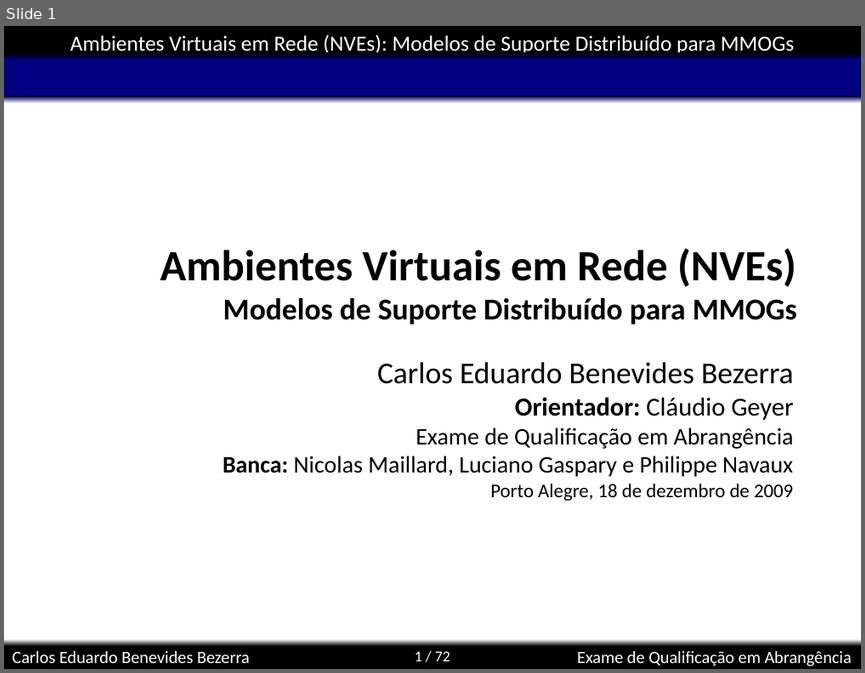
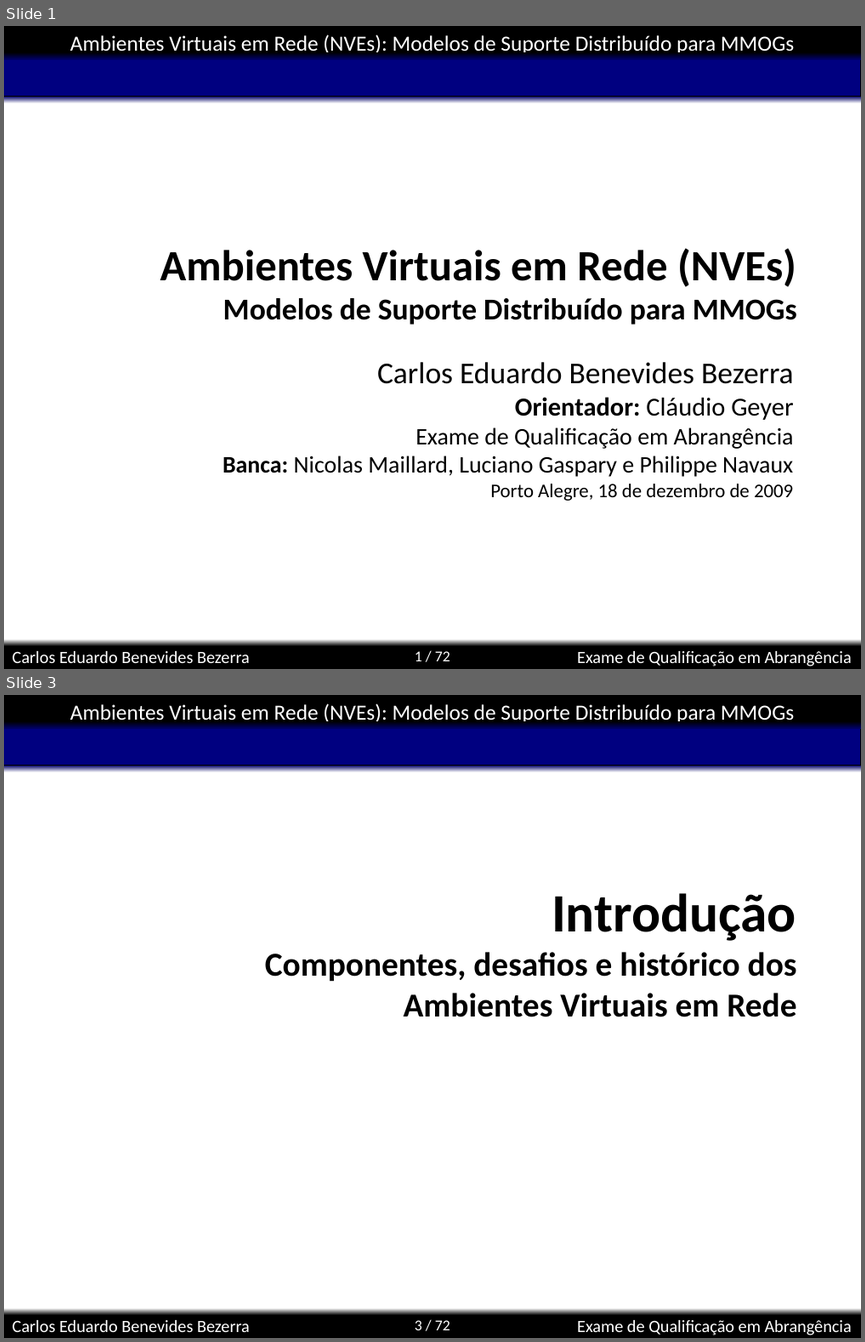
Before and after one commit to kdubezerra/kdubezerra, a slide deck: disciplinas/cmp600/app.ppt. Shown one above the other, each under a label of ours: slide 1 before the commit, slides 1 and 3 after it; the slides between them are not shown. The pictures are 865x673 and 865x1342 pixels, drawn with LibreOffice and Linux fonts; fonts in the diff are those of the drawing; background and template pictures are left out. Boxes give left, top, right and bottom in pixels: in the first picture for what was removed or moved away, otherwise in the second. Text is boxed around its words. In the diff, an @@ line names an element or a change of style, - is before the commit and + after.

```diff
--- a/disciplinas/cmp600/app.ppt
+++ b/disciplinas/cmp600/app.ppt
@@ slide 3 added at (4,695,861,1338), background #FFFFFF; not listed: 8 template elements that a slide beside it also shows @@
@@ title added at (265,893,797,1017), 31 pt, text #000000, bold @@
+Introdução
+Componentes, desafios e histórico dos
+Ambientes Virtuais em Rede
```
Also in this commit, not shown: 1 slide changed, 1 other slide added, 1 other file.
